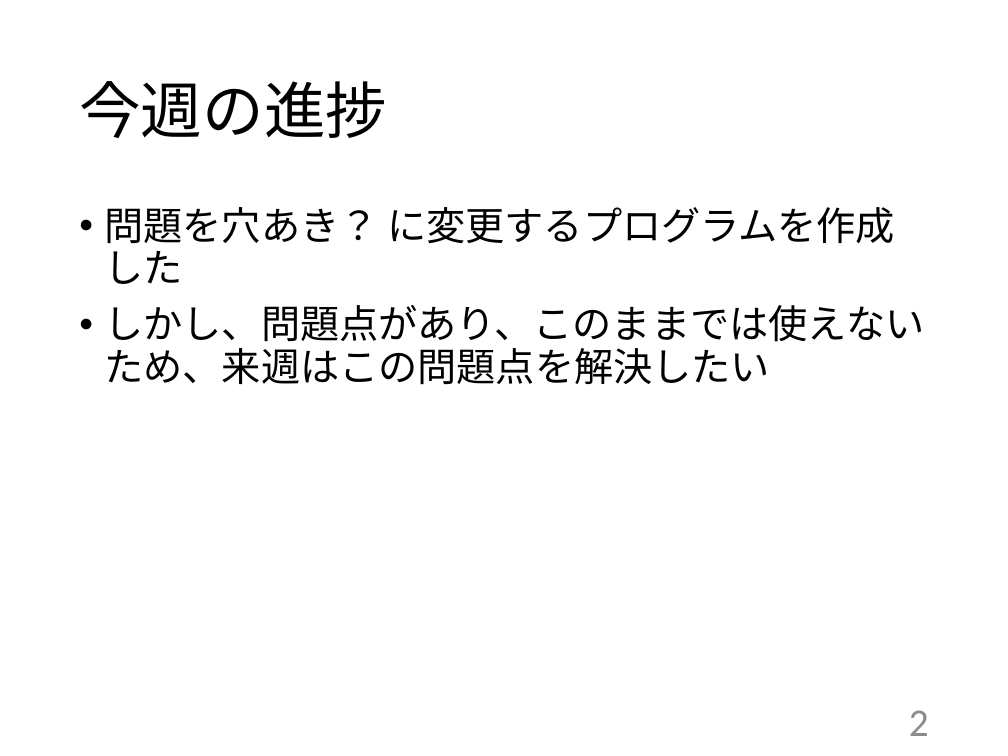
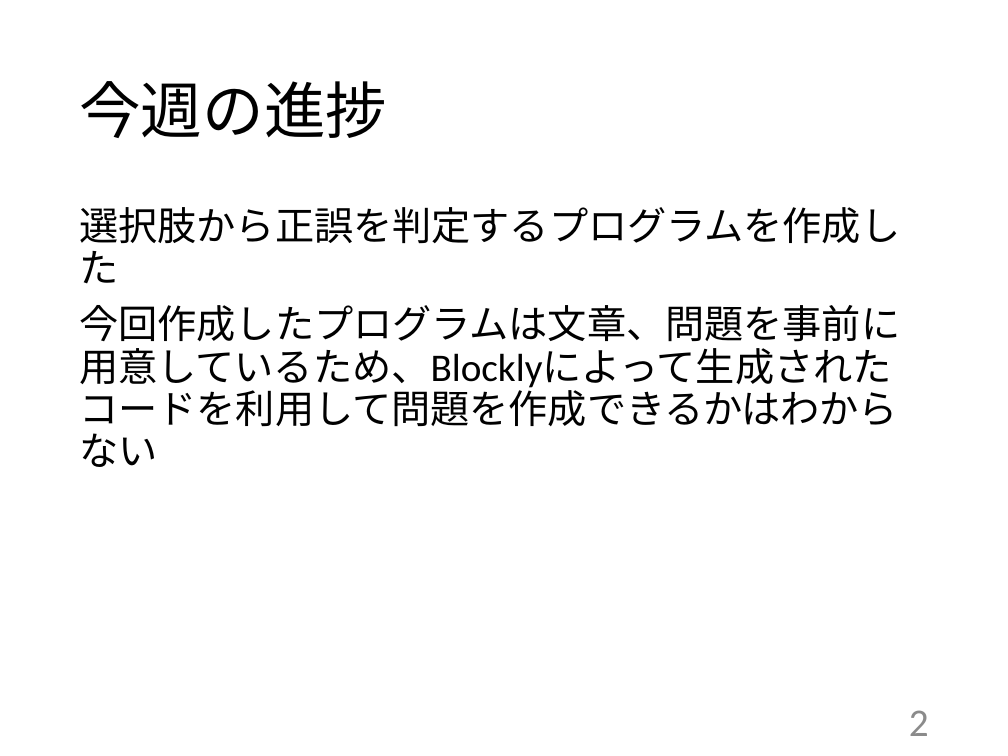
Before and after one commit to kait-takanolab/1821121-shimaoka-thesis, a slide deck: slide 2 of 1821121_shimaoka_sotsuken.pptx. Drawn at 1008x756 pixels with LibreOffice and Linux fonts; fonts in the diff are those of the drawing. Boxes give left, top, right and bottom in pixels: in the first picture for what was removed or moved away, otherwise in the second. Text is boxed around its words. In the diff, an @@ line names an element or a change of style, - is before the commit and + after.

```diff
--- a/1821121_shimaoka_sotsuken.pptx
+++ b/1821121_shimaoka_sotsuken.pptx
@@ text at box(79, 207, 900, 392): text changed @@
-• 問題を穴あき？ に変更するプログラムを作成した
-• しかし、問題点があり、このままでは使えないため、来週はこの問題点を解決したい
+選択肢から正誤を判定するプログラムを作成した
+今回作成したプログラムは文章、問題を事前に用意しているため、Blocklyによって生成されたコードを利用して問題を作成できるかはわからない
```
Also in this commit, not shown: 2 slides added.
